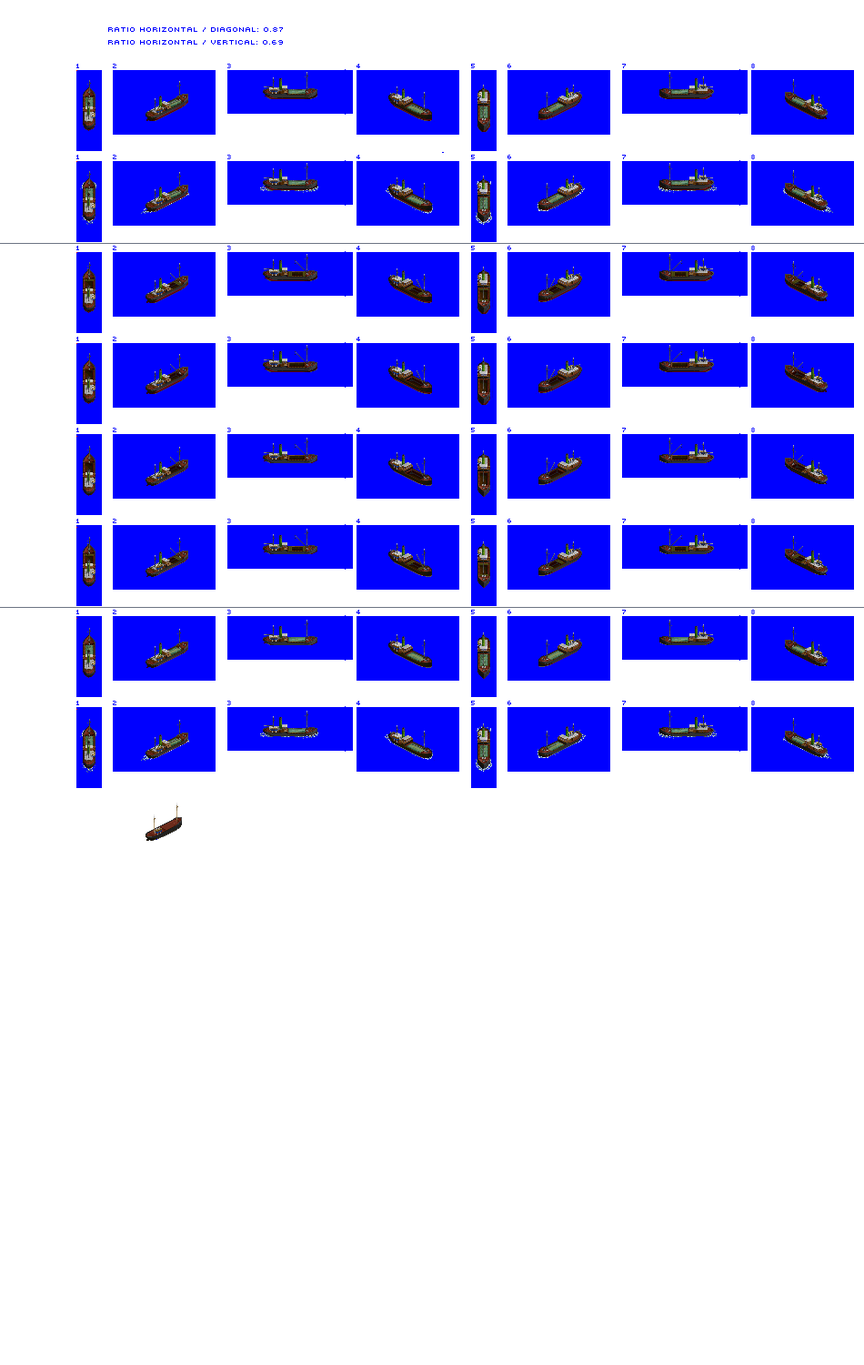
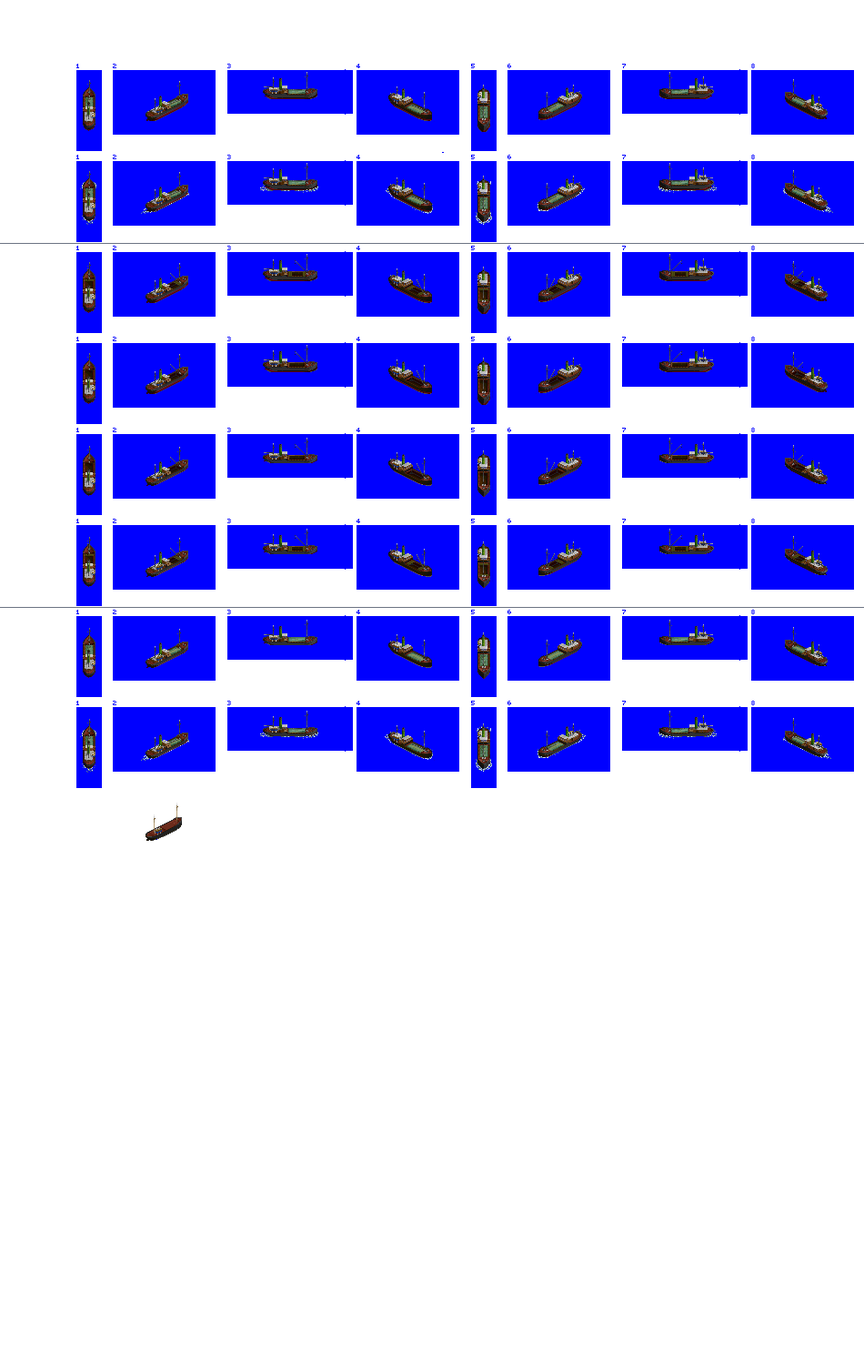
Comparing the layer stacks of the two (864, 1365) images. Changes:
painted on "lil´Cumbrae" over (76, 70, 78, 710)
removed layer "ratio horizontal / diagonal: 0" over (108, 27, 283, 45)
